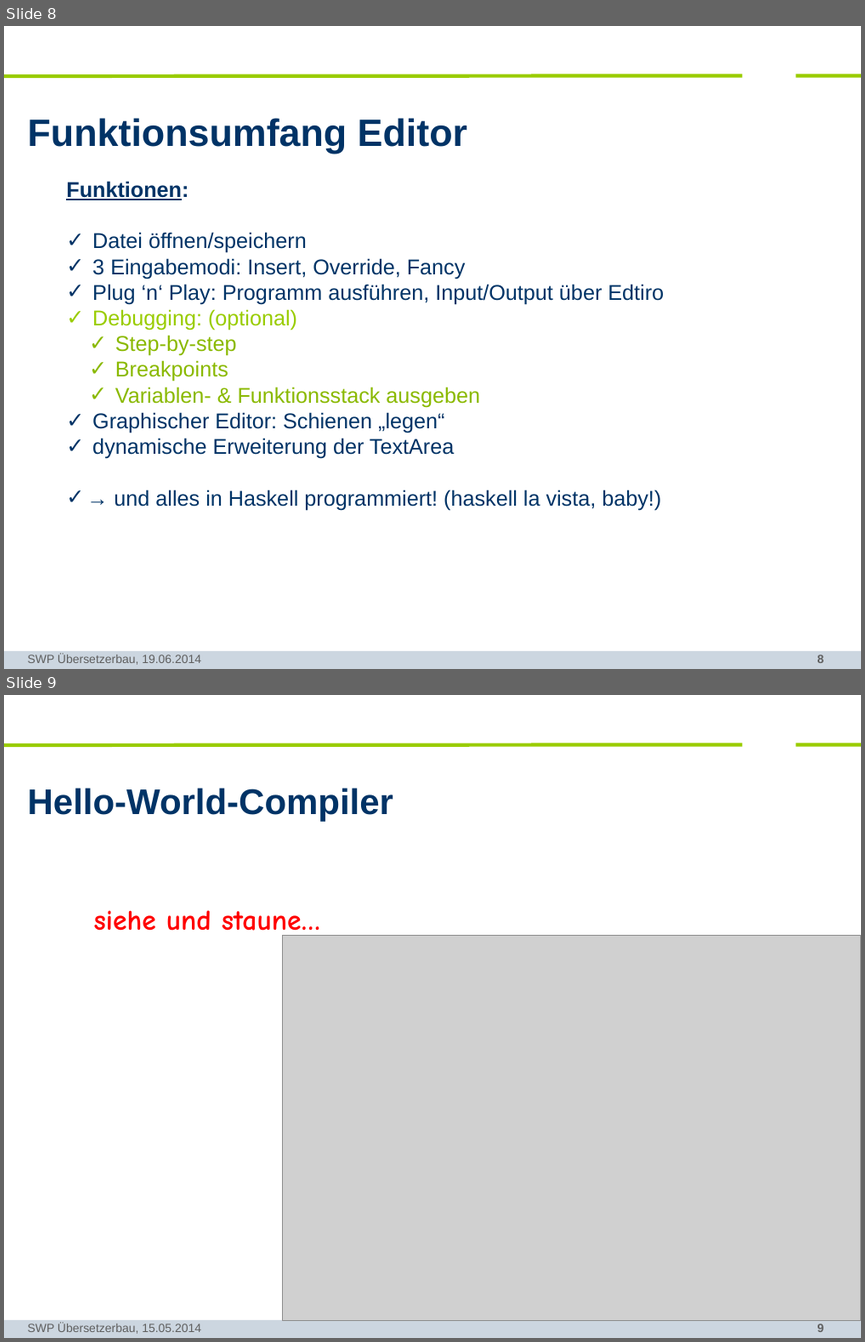
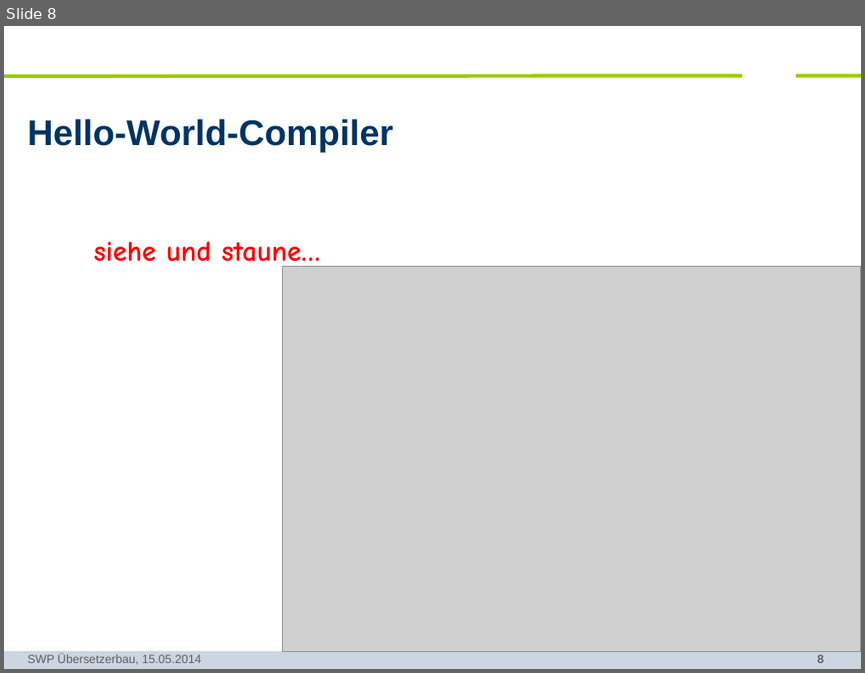
Before and after one commit to SWP-Ubau-SoSe2014-Haskell/SWPSoSe14, a slide deck: documentation/SWPSoSe14MS3.ppt. Shown one above the other, each under a label of ours: slides 8 and 9 before the commit, slide 8 after it. The pictures are 865x1342 and 865x673 pixels, drawn with LibreOffice and Linux fonts; fonts in the diff are those of the drawing; grey boxes stand for pictures; background and template pictures are left out. Boxes give left, top, right and bottom in pixels: in the first picture for what was removed or moved away, otherwise in the second. Text is boxed around its words. In the diff, an @@ line names an element or a change of style, - is before the commit and + after.

```diff
--- a/documentation/SWPSoSe14MS3.ppt
+++ b/documentation/SWPSoSe14MS3.ppt
@@ slide 8 removed at (x1=4, y1=26, x2=861, y2=669), background #FFFFFF; not listed: 4 template elements that a slide beside it also shows @@
@@ title removed at (x1=28, y1=118, x2=467, y2=154) @@
-Funktionsumfang Editor
@@ text removed at (x1=66, y1=181, x2=664, y2=510) @@
-Funktionen:
-✓ Datei öffnen/speichern
-✓ 3 Eingabemodi: Insert, Override, Fancy
-✓ Plug ‘n‘ Play: Programm ausführen, Input/Output über Edtiro
-✓ Debugging: (optional)
-  ✓ Step-by-step
-  ✓ Breakpoints
-  ✓ Variablen- & Funktionsstack ausgeben
-✓ Graphischer Editor: Schienen „legen“
-✓ dynamische Erweiterung der TextArea
-✓ → und alles in Haskell programmiert! (haskell la vista, baby!)
@@ text removed at (x1=28, y1=653, x2=201, y2=664) @@
-SWP Übersetzerbau, 19.06.2014
@@ what was slide 9 is now slide 8 @@
```
Also in this commit, not shown: 4 slides changed, 1 slide added, 1 other slide removed.
